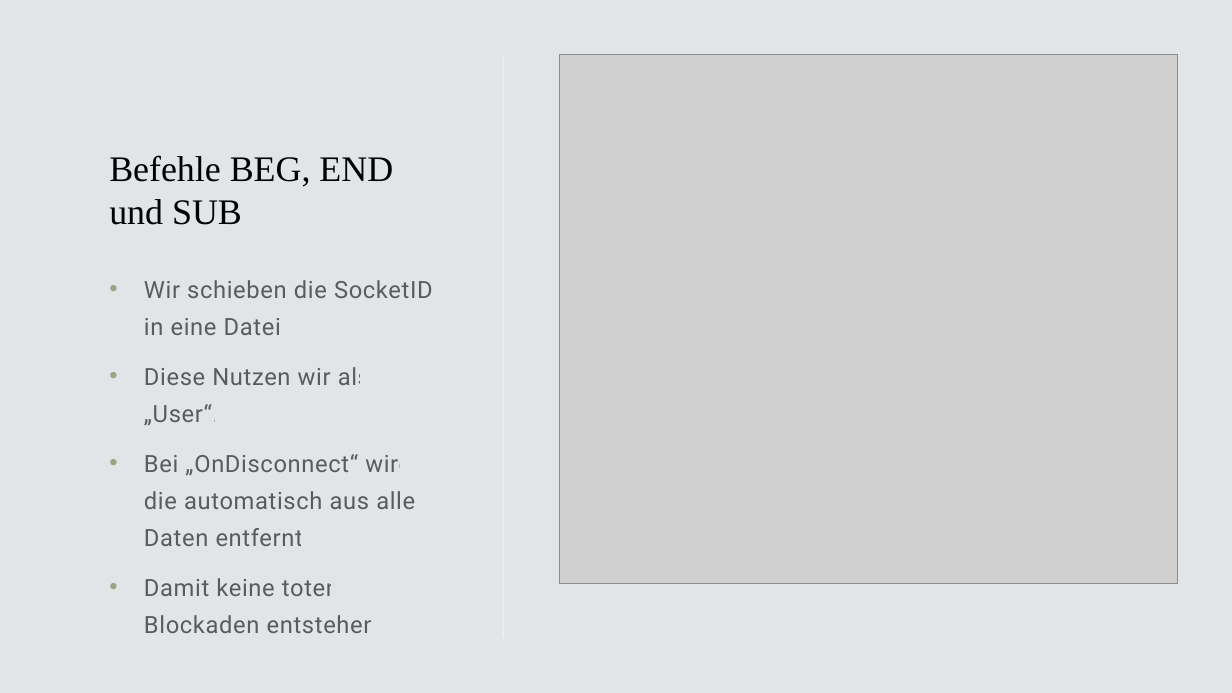
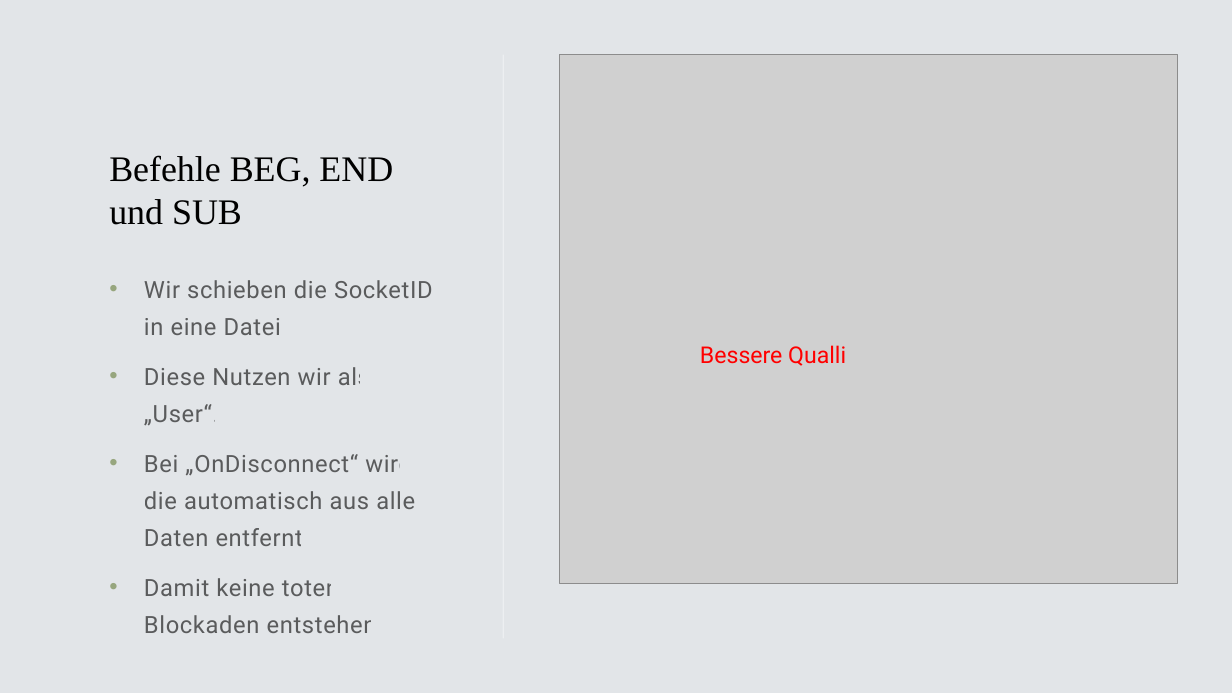
Before and after one commit to BitPaw/C_Socket, a slide deck: slide 17 of Dokumente/BVS.pptx (slide 10 before the commit). Drawn at 1232x693 pixels with LibreOffice and Linux fonts; fonts in the diff are those of the drawing; grey boxes stand for pictures. Boxes give left, top, right and bottom in pixels: in the first picture for what was removed or moved away, otherwise in the second. Text is boxed around its words. In the diff, an @@ line names an element or a change of style, - is before the commit and + after.

```diff
--- a/Dokumente/BVS.pptx
+++ b/Dokumente/BVS.pptx
@@ text added at (700,345,846,366), 18 pt, text #FF0000 @@
+Bessere Qualli
```
Also in this commit, not shown: 7 other slides changed, 7 slides added.
